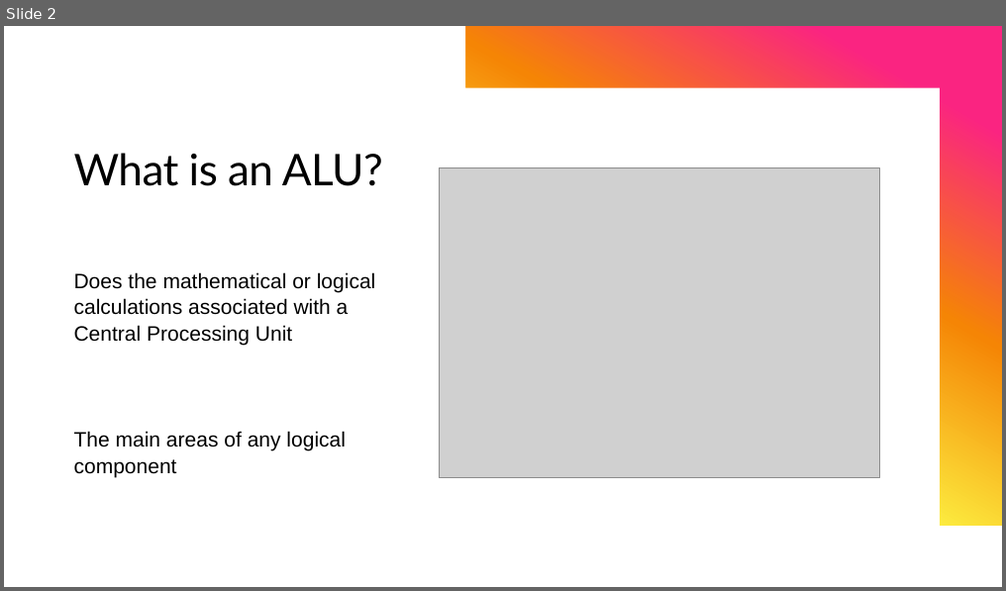
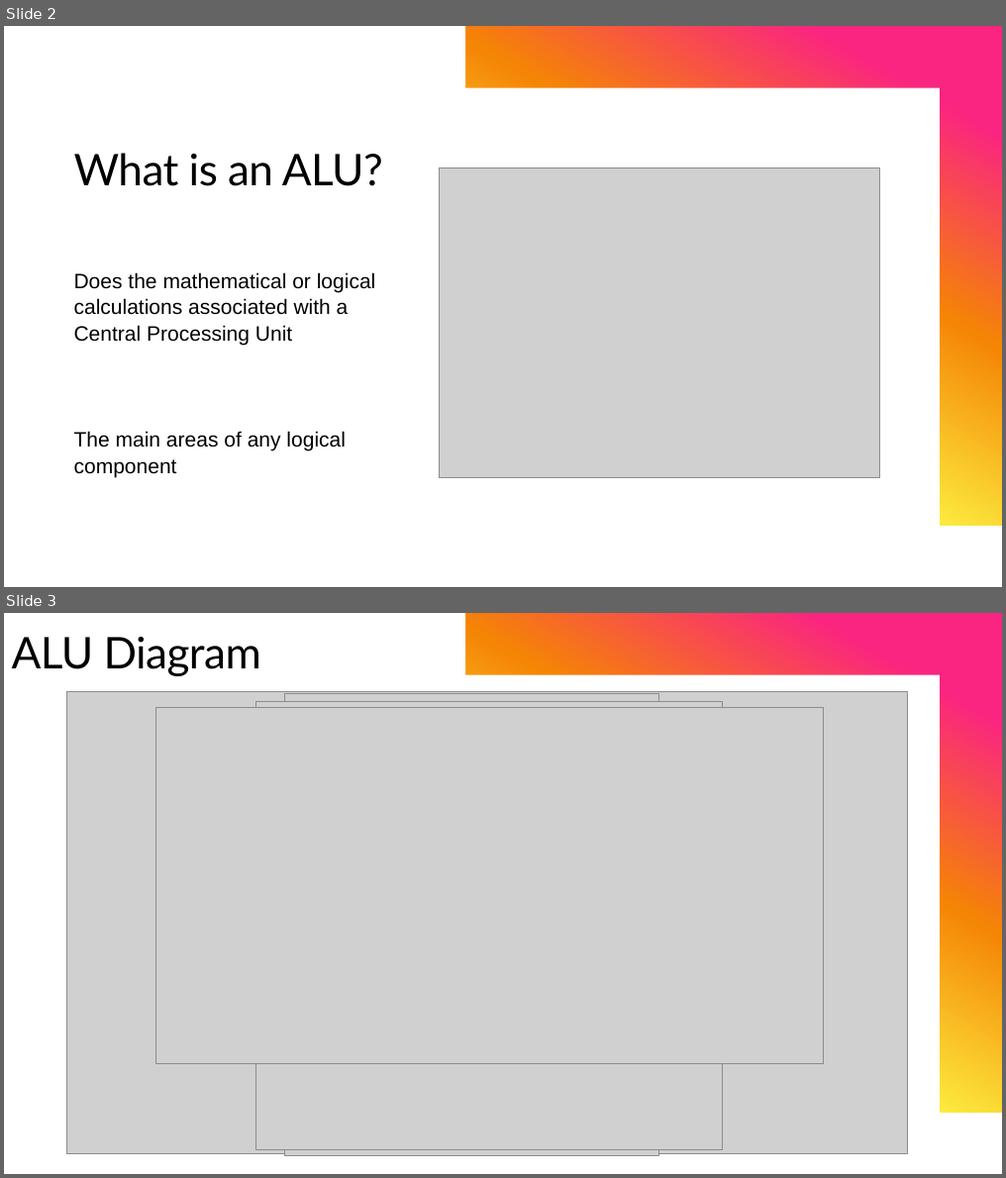
Before and after one commit to David-Strikaitis/computerArchitecture, a slide deck: ALU.pptx. Shown one above the other, each under a label of ours: slide 2 before the commit, slides 2 and 3 after it. The pictures are 1006x591 and 1006x1178 pixels, drawn with LibreOffice and Linux fonts; fonts in the diff are those of the drawing; grey boxes stand for pictures. Boxes give left, top, right and bottom in pixels: in the first picture for what was removed or moved away, otherwise in the second. Text is boxed around its words. In the diff, an @@ line names an element or a change of style, - is before the commit and + after.

```diff
--- a/ALU.pptx
+++ b/ALU.pptx
@@ slide 3 added at bbox=[4, 613, 1002, 1174], background #FFFFFF; not listed: 1 template element that a slide beside it also shows @@
@@ rectangle added at bbox=[4, 613, 1002, 1174], fill #FFFFFF @@
@@ rectangle added at bbox=[4, 613, 1002, 1112], fill gradient #FA2481 to #F58505 to #FCEC3F to #51B851 to #42B3BD @@
@@ freeform shape added at bbox=[4, 613, 940, 1118], fill #FFFFFF @@
@@ title added at bbox=[12, 637, 261, 676], 42 pt, text #000000 @@
+ALU Diagram
@@ picture added at bbox=[66, 691, 908, 1155] @@
@@ picture added at bbox=[256, 701, 723, 1150] @@
@@ picture added at bbox=[285, 694, 659, 1157] @@
@@ picture added at bbox=[156, 707, 823, 1063] @@
```
Also in this commit, not shown: 4 other slides added.
